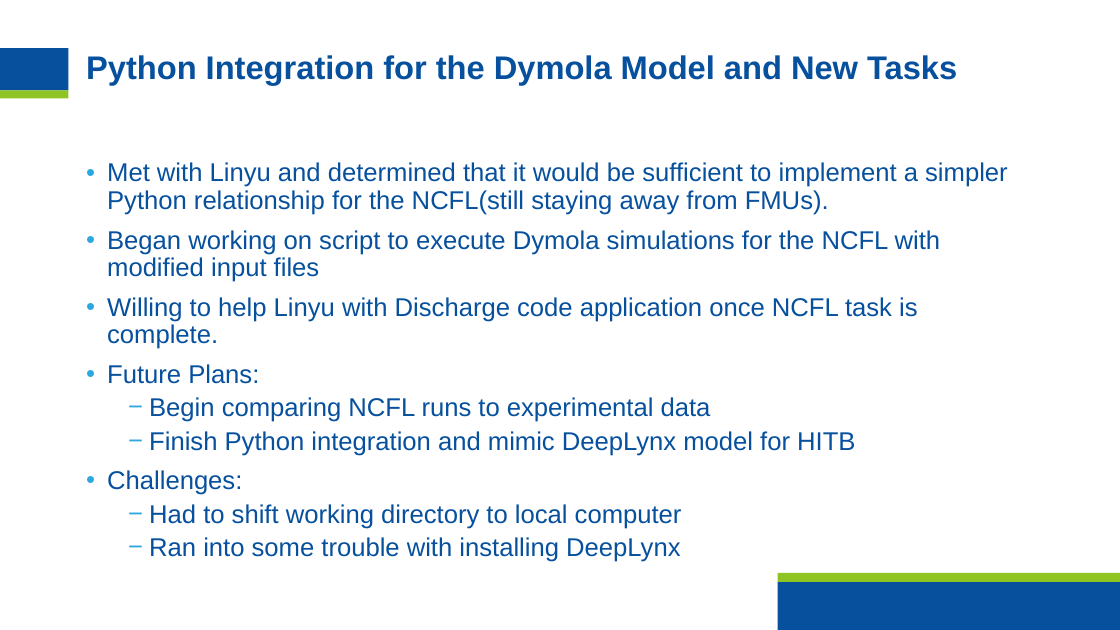
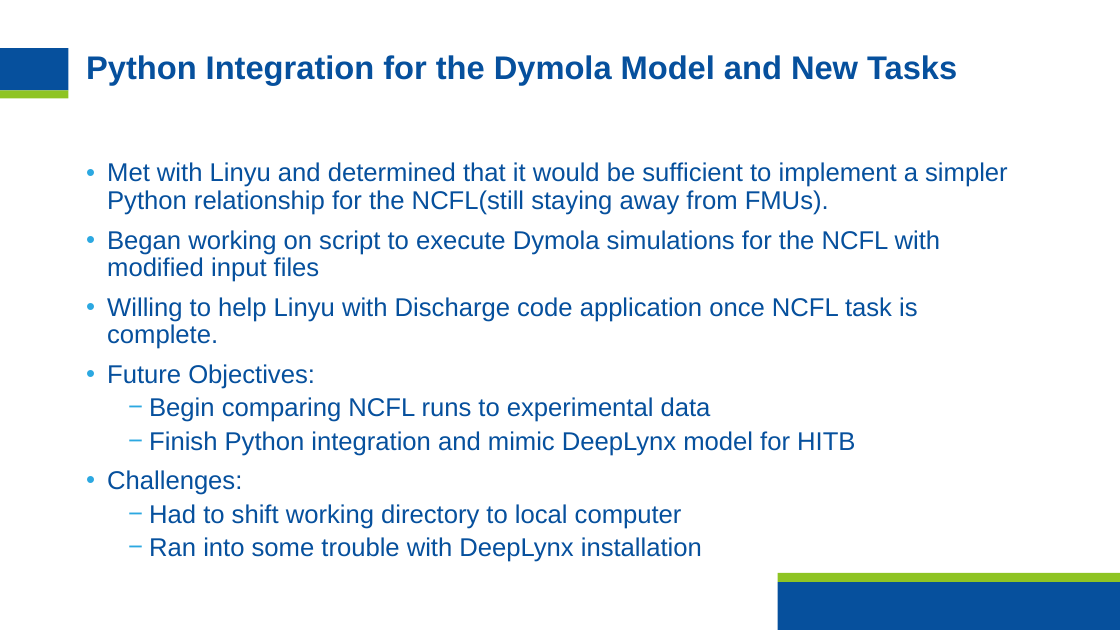
Before and after one commit to hvnaick/INL_DT_Intern, a slide deck: slide 5 of Biweekly Meetings/7_2_2026_hnaicker.pptx. Drawn at 1120x630 pixels with LibreOffice and Linux fonts; fonts in the diff are those of the drawing; background and template pictures are left out. Boxes give left, top, right and bottom in pixels: in the first picture for what was removed or moved away, otherwise in the second. Text is boxed around its words. In the diff, an @@ line names an element or a change of style, - is before the commit and + after.

```diff
--- a/Biweekly Meetings/7_2_2026_hnaicker.pptx
+++ b/Biweekly Meetings/7_2_2026_hnaicker.pptx
@@ text at [107, 364, 315, 389]: text changed @@
-• Future Plans:
+• Future Objectives:
@@ text at [149, 537, 702, 562]: text changed @@
-  − Ran into some trouble with installing DeepLynx
+  − Ran into some trouble with DeepLynx installation
```
Also in this commit, not shown: 2 other slides changed, 19 other files.
